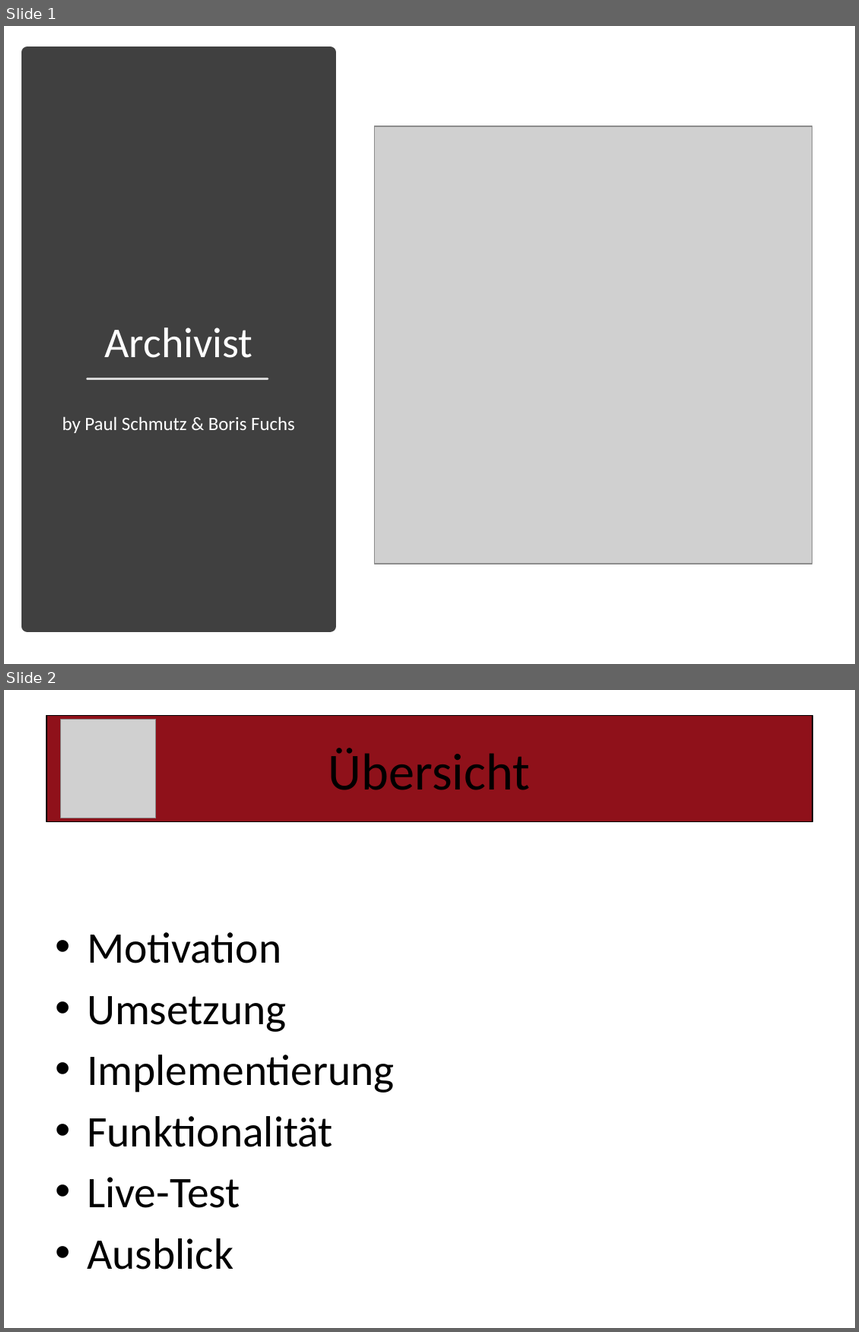
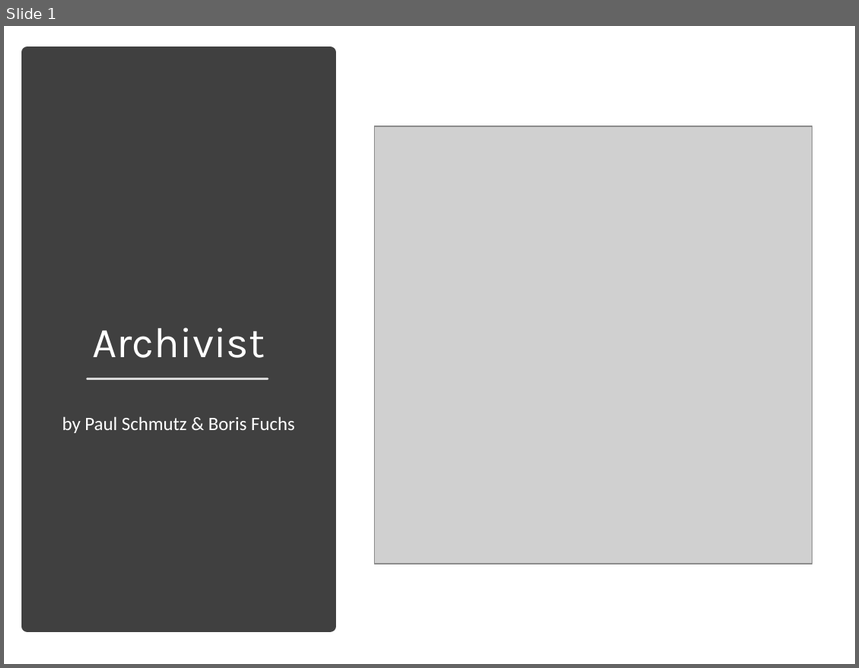
Before and after one commit to paulisch/archivist, a slide deck: Documentation/ProjectDocumentation/Presentation.pptx. Shown one above the other, each under a label of ours: slides 1 and 2 before the commit, slide 1 after it. The pictures are 859x1332 and 859x668 pixels, drawn with LibreOffice and Linux fonts; fonts in the diff are those of the drawing; grey boxes stand for pictures. Boxes give left, top, right and bottom in pixels: in the first picture for what was removed or moved away, otherwise in the second. Text is boxed around its words. In the diff, an @@ line names an element or a change of style, - is before the commit and + after.

```diff
--- a/Documentation/ProjectDocumentation/Presentation.pptx
+++ b/Documentation/ProjectDocumentation/Presentation.pptx
@@ slide 2 removed at (x1=4, y1=690, x2=855, y2=1328), background #FFFFFF @@
@@ title removed at (x1=47, y1=716, x2=813, y2=822) @@
-Übersicht
@@ picture removed at (x1=61, y1=719, x2=156, y2=818) @@
@@ text removed at (x1=87, y1=932, x2=395, y2=1270) @@
-• Motivation
-• Umsetzung
-• Implementierung
-• Funktionalität
-• Live-Test
-• Ausblick
@@ slide 1 changed as well @@
@@ title "Archivist" at (x1=92, y1=328, x2=265, y2=358): font Calibri to Karla @@
```
Also in this commit, not shown: 8 other slides changed, 5 slides added, 1 other slide removed, 1 other file.
